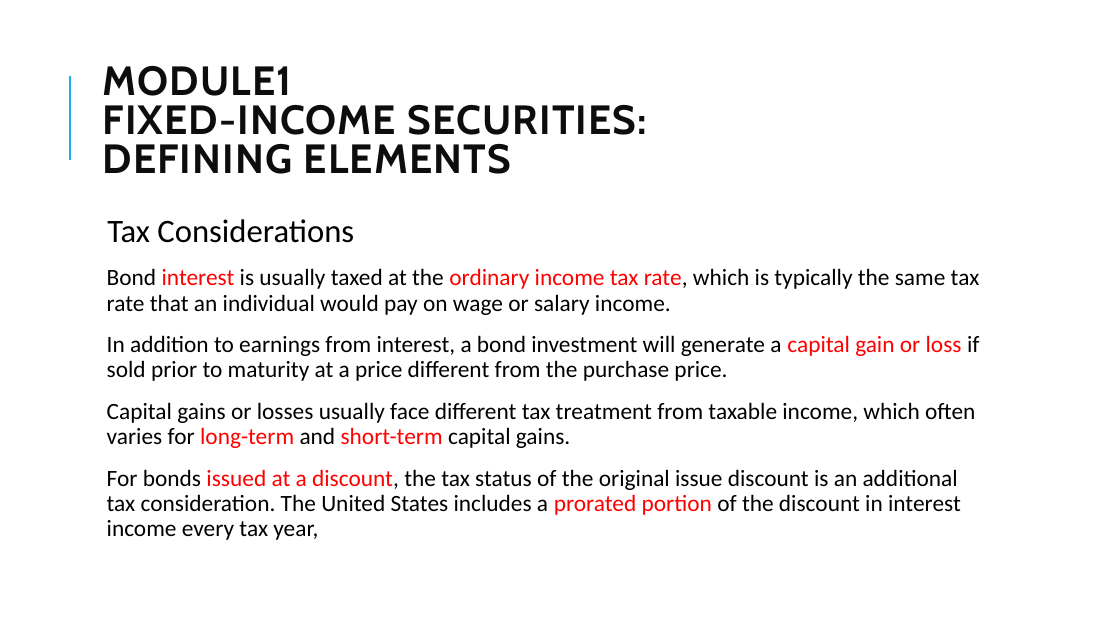
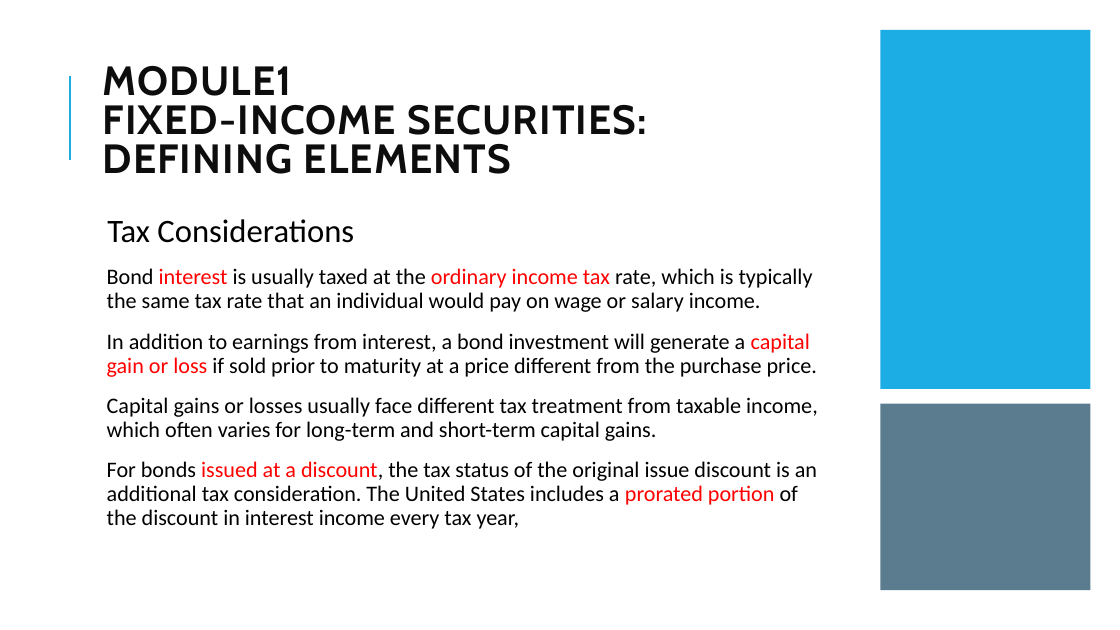
Before and after one commit to Isco0530/data, a slide deck: slide 24 of Fixed Income.pptx. Drawn at 1120x630 pixels with LibreOffice and Linux fonts; fonts in the diff are those of the drawing. Boxes give left, top, right and bottom in pixels: in the first picture for what was removed or moved away, otherwise in the second. Text is boxed around its words. In the diff, an @@ line names an element or a change of style, - is before the commit and + after.

```diff
--- a/Fixed Income.pptx
+++ b/Fixed Income.pptx
@@ rectangle added at (881,30,1091,389), fill #1CADE4 @@
@@ text at (107,268,818,529): size 20 to 19 pt; text colour #FF0000 to #000000 in "rate,", "long-term short-term" @@
@@ rectangle added at (881,404,1091,591), fill #335B74 at 80% opacity @@
```
Also in this commit, not shown: 3 other slides changed.
